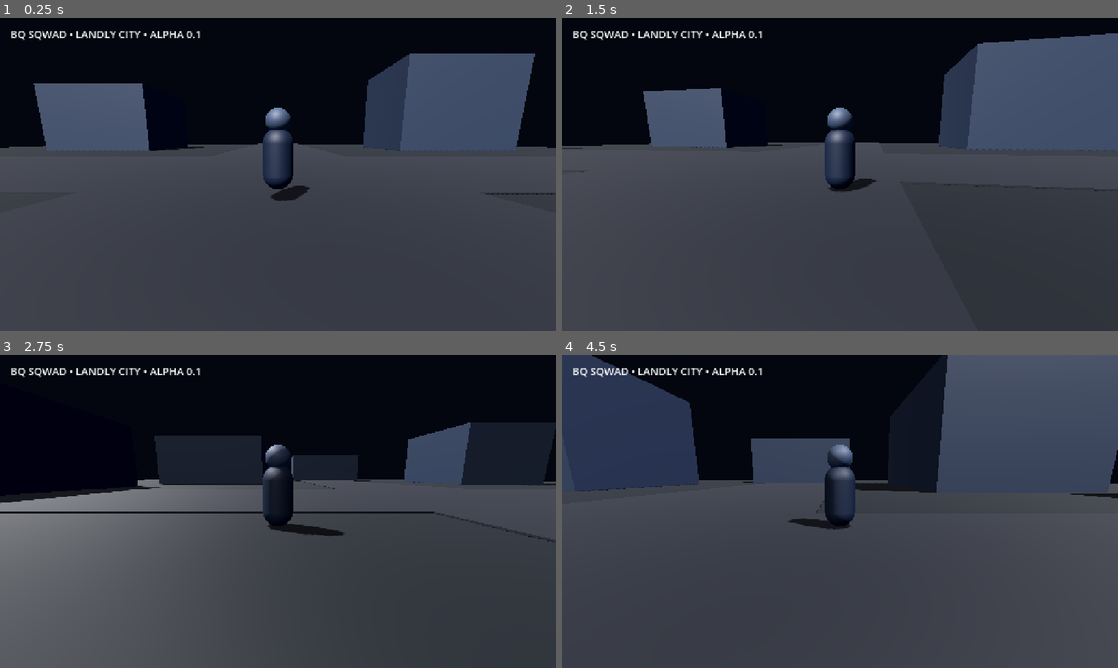
Above: before the commit, frames 1-4 (two rows, left to right).
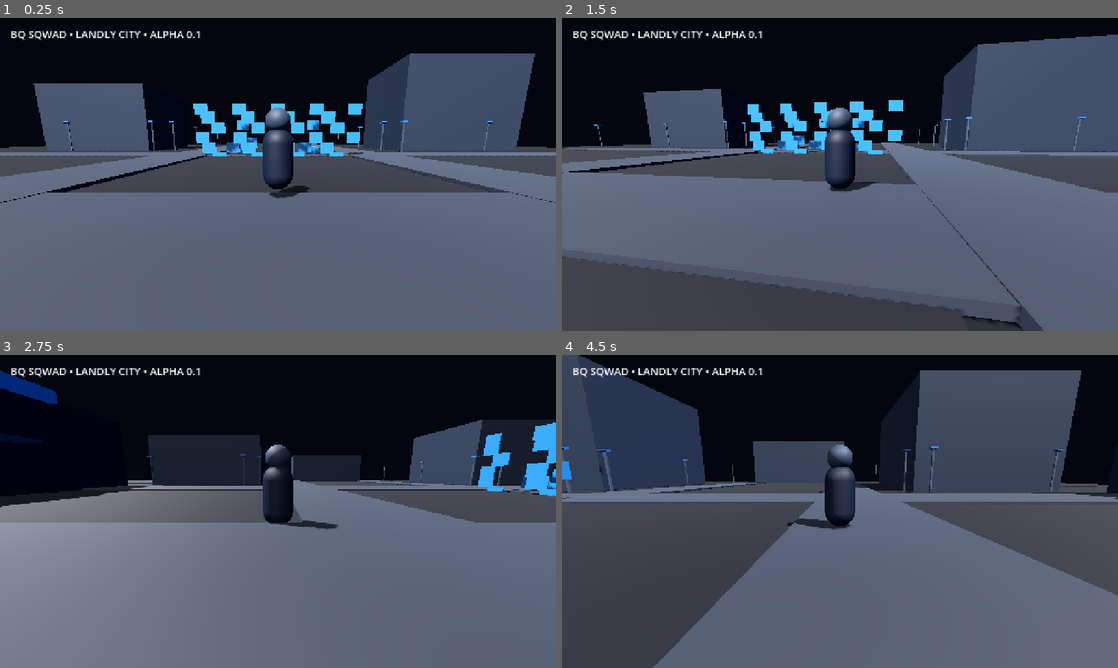
Above: after the commit, the same moments.

Repository: Bqsqwadtechnologies/Bq-sqwad-game-
Game: Godot game, scene res://scenes/main.tscn
Same seed, same stepped clock (60 frames per second), same inputs: the game is played once before the commit and once after it.
Inputs:
- Up to frame 1 (0.25 s): no input
- Up to frame 2 (1.5 s): hold D (move_right) 0.53-1.28 s; tap Space (jump) at 0.77 s; hold S (move_back) from 1.28 s (still down)
- Up to frame 3 (2.75 s): tap Space (jump) at 1.52 s; release S (move_back) at 2.03 s; hold D (move_right) from 2.03 s (still down)
- Up to frame 4 (4.5 s): release D (move_right) at 2.78 s; hold W (move_forward) 2.78-3.53 s; tap Space (jump) at 3.02, 3.77 s; hold A (move_left) from 3.53 s (still down)

The runs differ from the first frame. In frame 1, 51% of the frame differs, in the area x 0-100%, y 27-100%; in frame 2, 42%; in frame 3, 54%, in the area x 0-100%, y 4-100%; in frame 4, 41%.

Commit message:
Expand Landly City prototype with districts, sidewalks, lights and gameplay zones

Diff:
--- a/scripts/main.gd
+++ b/scripts/main.gd
@@ -1,12 +1,11 @@
 extends Node3D
 
-const BUILDING_MATERIAL := preload("res://scripts/world_materials.gd")
+const WORLD_MATERIALS := preload("res://scripts/world_materials.gd")
 
 func _ready() -> void:
     _build_landly_city_prototype()
 
 func _build_landly_city_prototype() -> void:
-    # Small, testable district. Reference assets will replace these placeholders later.
     var city := Node3D.new()
     city.name = "LandlyCityPrototype"
     add_child(city)
@@ -14,6 +13,8 @@
     _add_ground(city)
     _add_road(city, Vector3(0, 0.02, 0), Vector3(120, 0.1, 14))
     _add_road(city, Vector3(0, 0.03, 0), Vector3(14, 0.1, 120))
+    _add_sidewalks(city)
+    _add_street_lights(city)
 
     var building_data := [
         [Vector3(-28, 5, -25), Vector3(16, 10, 14)],
@@ -28,6 +29,9 @@
         _add_building(city, item[0], item[1])
 
     _add_hq(city, Vector3(0, 4, 42))
+    _add_training_zone(city, Vector3(-38, 0.1, 38))
+    _add_mission_zone(city, Vector3(38, 0.1, 38))
+    _add_spawn_marker(city, Vector3(0, 0.1, -34))
 
 func _add_ground(parent: Node3D) -> void:
     var body := StaticBody3D.new()
@@ -41,17 +45,79 @@
     parent.add_child(body)
     _add_box(body, position, size, Color(0.075, 0.085, 0.11), "Road")
 
+func _add_sidewalks(parent: Node3D) -> void:
+    var sidewalk_color := Color(0.16, 0.18, 0.22)
+    var pieces := [
+        [Vector3(0, 0.12, 10), Vector3(120, 0.18, 5)],
+        [Vector3(0, 0.12, -10), Vector3(120, 0.18, 5)],
+        [Vector3(10, 0.13, 0), Vector3(5, 0.2, 120)],
+        [Vector3(-10, 0.13, 0), Vector3(5, 0.2, 120)]
+    ]
+    for piece in pieces:
+        var body := StaticBody3D.new()
+        body.name = "Sidewalk"
+        parent.add_child(body)
+        _add_box(body, piece[0], piece[1], sidewalk_color, "Sidewalk")
+
+func _add_street_lights(parent: Node3D) -> void:
+    for z in [-48.0, -32.0, -16.0, 16.0, 32.0, 48.0]:
+        _add_lamp(parent, Vector3(18, 0, z))
+        _add_lamp(parent, Vector3(-18, 0, z))
+    for x in [-48.0, -32.0, -16.0, 16.0, 32.0, 48.0]:
+        _add_lamp(parent, Vector3(x, 0, 18))
+        _add_lamp(parent, Vector3(x, 0, -18))
+
+func _add_lamp(parent: Node3D, position: Vector3) -> void:
+    var root := Node3D.new()
+    root.name = "StreetLamp"
+    root.position = position
+    parent.add_child(root)
+    _add_box(root, Vector3(0, 2.2, 0), Vector3(0.18, 4.4, 0.18), Color(0.22, 0.25, 0.3), "LampPole")
+    _add_box(root, Vector3(0, 4.35, 0), Vector3(0.7, 0.18, 0.7), Color(0.15, 0.35, 0.55), "LampGlow")
+
 func _add_building(parent: Node3D, position: Vector3, size: Vector3) -> void:
     var body := StaticBody3D.new()
     body.name = "LandlyBuilding"
     parent.add_child(body)
     _add_box(body, position, size, Color(0.12, 0.16, 0.22), "Building")
 
+    var window_rows := int(max(1.0, floor(size.y / 3.0)))
+    var window_columns := int(max(2.0, floor(size.x / 4.0)))
+    for row in range(window_rows):
+        for column in range(window_columns):
+            var x := -size.x * 0.5 + 2.0 + float(column) * 4.0
+            var y := -size.y * 0.5 + 2.0 + float(row) * 3.0
+            if x < size.x * 0.5 - 0.8 and y < size.y * 0.5 - 0.8:
+                _add_box(body, Vector3(x, y, -size.z * 0.505), Vector3(1.4, 1.1, 0.08), Color(0.12, 0.42, 0.62), "Window")
+
 func _add_hq(parent: Node3D, position: Vector3) -> void:
     var body := StaticBody3D.new()
-    body.name = "BQSqwadHQPlaceholder"
+    body.name = "BQSqwadHQ"
     parent.add_child(body)
     _add_box(body, position, Vector3(28, 8, 18), Color(0.04, 0.12, 0.2), "BQ Sqwad HQ")
+    _add_box(body, position + Vector3(0, 4.2, -9.3), Vector3(12, 1.0, 0.6), Color(0.15, 0.55, 0.9), "HQ Entrance")
+    _add_box(body, position + Vector3(0, 0.1, -9.5), Vector3(6, 0.2, 3), Color(0.08, 0.25, 0.4), "HQ Plaza")
+
+func _add_training_zone(parent: Node3D, position: Vector3) -> void:
+    var body := StaticBody3D.new()
+    body.name = "TrainingZone"
+    parent.add_child(body)
+    _add_box(body, position, Vector3(24, 0.2, 18), Color(0.07, 0.13, 0.18), "Training Ground")
+    _add_box(body, position + Vector3(0, 1.2, -7), Vector3(18, 2.4, 0.5), Color(0.1, 0.25, 0.38), "Training Wall")
+
+func _add_mission_zone(parent: Node3D, position: Vector3) -> void:
+    var body := StaticBody3D.new()
+    body.name = "MissionZone"
+    parent.add_child(body)
+    _add_box(body, position, Vector3(24, 0.2, 18), Color(0.12, 0.1, 0.16), "Mission Ground")
+    _add_box(body, position + Vector3(-9, 2, 0), Vector3(0.5, 4, 12), Color(0.18, 0.12, 0.2), "Mission Barrier")
+    _add_box(body, position + Vector3(9, 2, 0), Vector3(0.5, 4, 12), Color(0.18, 0.12, 0.2), "Mission Barrier")
+
+func _add_spawn_marker(parent: Node3D, position: Vector3) -> void:
+    var body := StaticBody3D.new()
+    body.name = "SafeSpawn"
+    parent.add_child(body)
+    _add_box(body, position, Vector3(8, 0.12, 8), Color(0.05, 0.2, 0.3), "Safe Spawn")
 
 func _add_box(parent: Node3D, position: Vector3, size: Vector3, color: Color, label: String) -> void:
     var mesh := MeshInstance3D.new()
@@ -59,7 +125,7 @@
     box.size = size
     mesh.mesh = box
     mesh.position = position
-    mesh.material_override = BUILDING_MATERIAL.make(color)
+    mesh.material_override = WORLD_MATERIALS.make(color)
     mesh.name = label
     parent.add_child(mesh)
 
